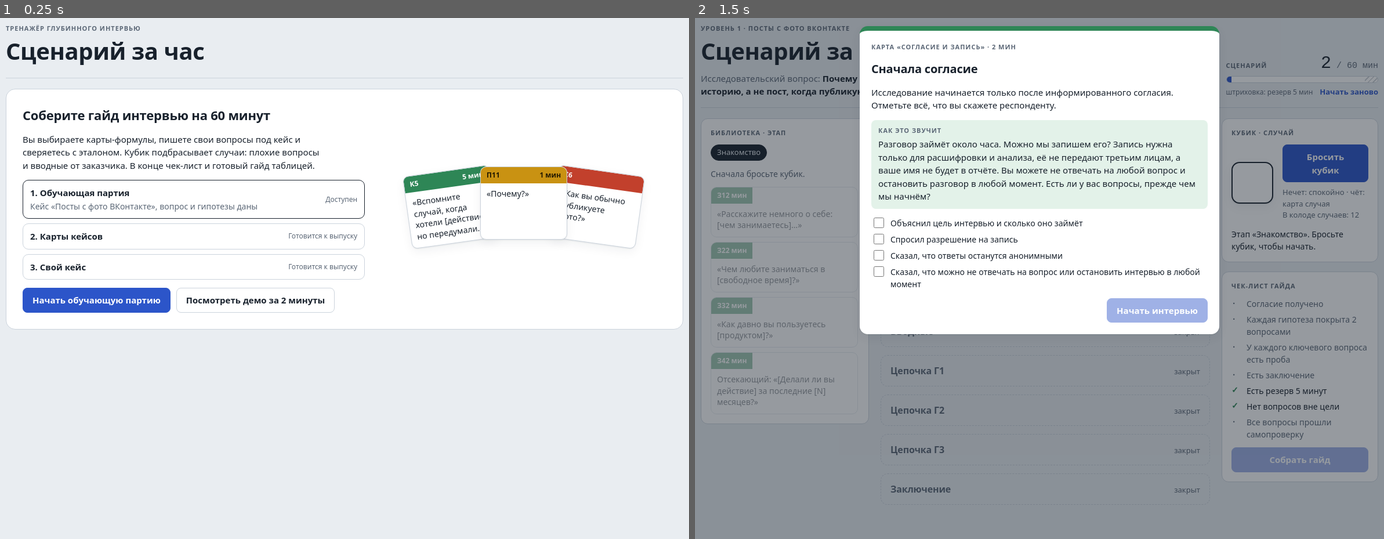
Above: before the commit, frames 1-2 (left to right).
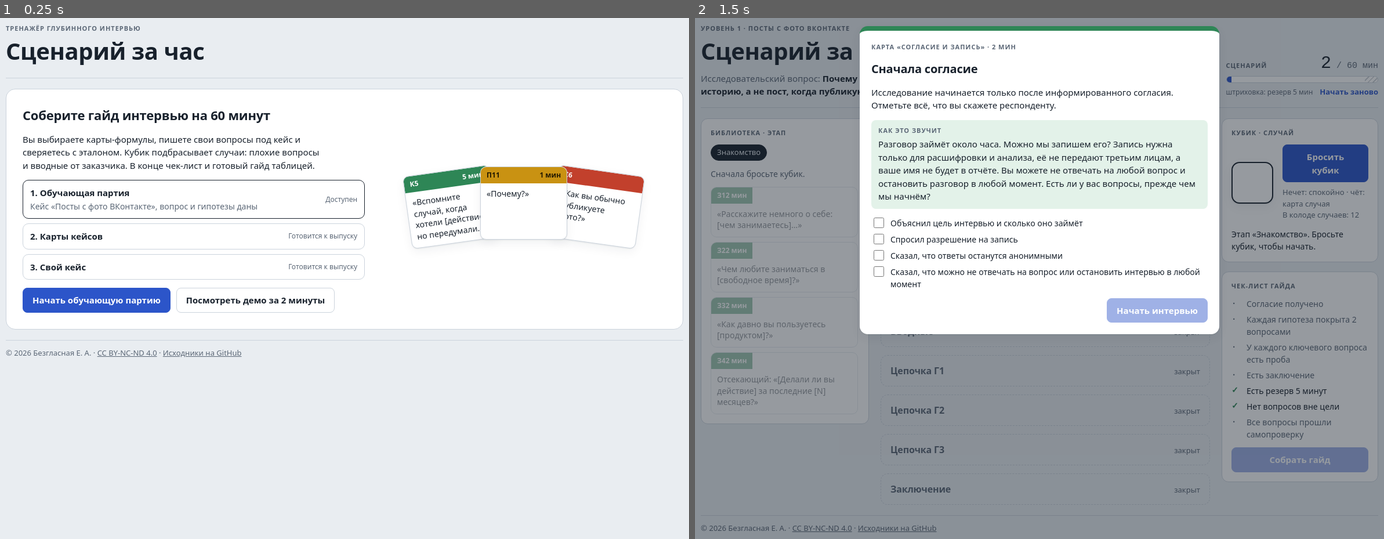
Above: after the commit, the same moments.

Repository: helenforcevoice-ai/interview-game
Game: browser game, page index.html
Two runs of this game, one before a commit and one after it. Both use one fixed random seed, a clock stepped at 60 frames per second and the inputs below.
Inputs:
- Up to frame 1 (0.25 s): no input
- Up to frame 2 (1.5 s): click "Начать обучающую партию" at 0.27 s; tap Space at 1.1 s

The runs differ from the first frame. In frame 1, 0.3% of the frame differs, in the area x 0-100%, y 61-66%; in frame 2, 0.1%.

Commit message:
Add files via upload

Diff:
--- a/index.html
+++ b/index.html
@@ -4,6 +4,7 @@
 <meta charset="utf-8">
 <meta name="viewport" content="width=device-width, initial-scale=1, viewport-fit=cover">
 <meta name="description" content="Тренажёр глубинного интервью: собери из карт гайд на 60 минут.">
+<meta name="author" content="Безгласная Елена Алексеевна">
 <style>:root{padding-top:env(safe-area-inset-top,0px);padding-bottom:env(safe-area-inset-bottom,0px)}body{margin:0;font:14px system-ui,sans-serif}img{max-width:100%}[hidden]{display:none!important}</style>
 <title>Сценарий за час</title>
 <link rel="preconnect" href="https://fonts.googleapis.com">
@@ -178,6 +179,8 @@
 .tour-hl{outline:3px solid var(--accent);outline-offset:4px;border-radius:10px;position:relative;z-index:30}
 .tour{position:fixed;left:50%;transform:translateX(-50%);bottom:calc(16px + env(safe-area-inset-bottom,0px));width:min( …(197 unchanged characters)…
 .tour h3{font-size:17px}.tour p{margin:0;font-size:14px}
+.foot{font-size:13px;color:var(--muted);border-top:1px solid var(--line);padding-top:12px}
+.foot a{color:var(--muted)}
 .copyfall{width:100%;min-height:140px;font-family:var(--f-mono);font-size:12px}
 </style>
 </head>
@@ -337,6 +340,7 @@
 
 /* ===================== ОТРИСОВКА ===================== */
 const app=document.getElementById('app');
+const FOOT=`<footer class="foot">© 2026 Безгласная Е. А. · <a href="https://creativecommons.org/licenses/by-nc-nd/4.0/deed.ru" target="_blank" rel="noopener">CC BY-NC-ND 4.0</a> · <a href="https://github.com/helenforcevoice-ai/interview-game" target="_blank" rel="noopener">Исходники на GitHub</a></footer>`;
 function render(){save();if(S.screen==='intro')return renderIntro();if(S.screen==='guide')return renderGuide();renderGame()}
 
 function cardHTML(c,kind,extra=''){
@@ -361,7 +365,7 @@
       ${cardHTML({id:'П11',min:1},'yellow','«Почему?»')}
       ${cardHTML({id:'С6'},'red','«Как вы обычно публикуете фото?»')}
     </div>
-  </section>`;
+  </section>${FOOT}`;
   document.getElementById('go').onclick=()=>{S.screen='game';render();if(!S.consentDone)openConsent()};
   document.getElementById('demo').onclick=startDemo;
 }
@@ -387,7 +391,7 @@
       <div class="panel"><div class="eyebrow">Чек-лист гайда</div><ul class="checks">${checklist().map(c=>`<li class="${c.ok?'ok':'no'}"><span class="mk">${c.ok?'✓':'·'}</span><span>${esc(c.t)}</span></li>`).join('')}</ul>
         <button class="btn accent" id="build" ${checklist().every(c=>c.ok)&&S.opened===STAGES.length?'':'disabled'}>Собрать гайд</button></div>
     </aside>
-  </div>`;
+  </div>${FOOT}`;
   bindGame();
 }
 
@@ -646,7 +650,7 @@
   <section class="panel"><div class="eyebrow">Что дальше</div>
   <p style="margin:0;max-width:70ch">Вставьте таблицу в Excel или Google Таблицы: кнопка копирует её с разделителями колонок. Сравните свои формулировки с эталонами и проведите пилотное интервью: после первого разговора гайд обычно правят.</p>
   <div id="fallback"></div>
-  <div><button class="btn ghost" id="again">Сыграть ещё раз</button></div></section>`;
+  <div><button class="btn ghost" id="again">Сыграть ещё раз</button></div></section>${FOOT}`;
   bindDemoBar();
   document.getElementById('back').onclick=()=>{S.screen='game';render()};
   document.getElementById('again').onclick=()=>{S=fresh();S.screen='game';render();openConsent()};
